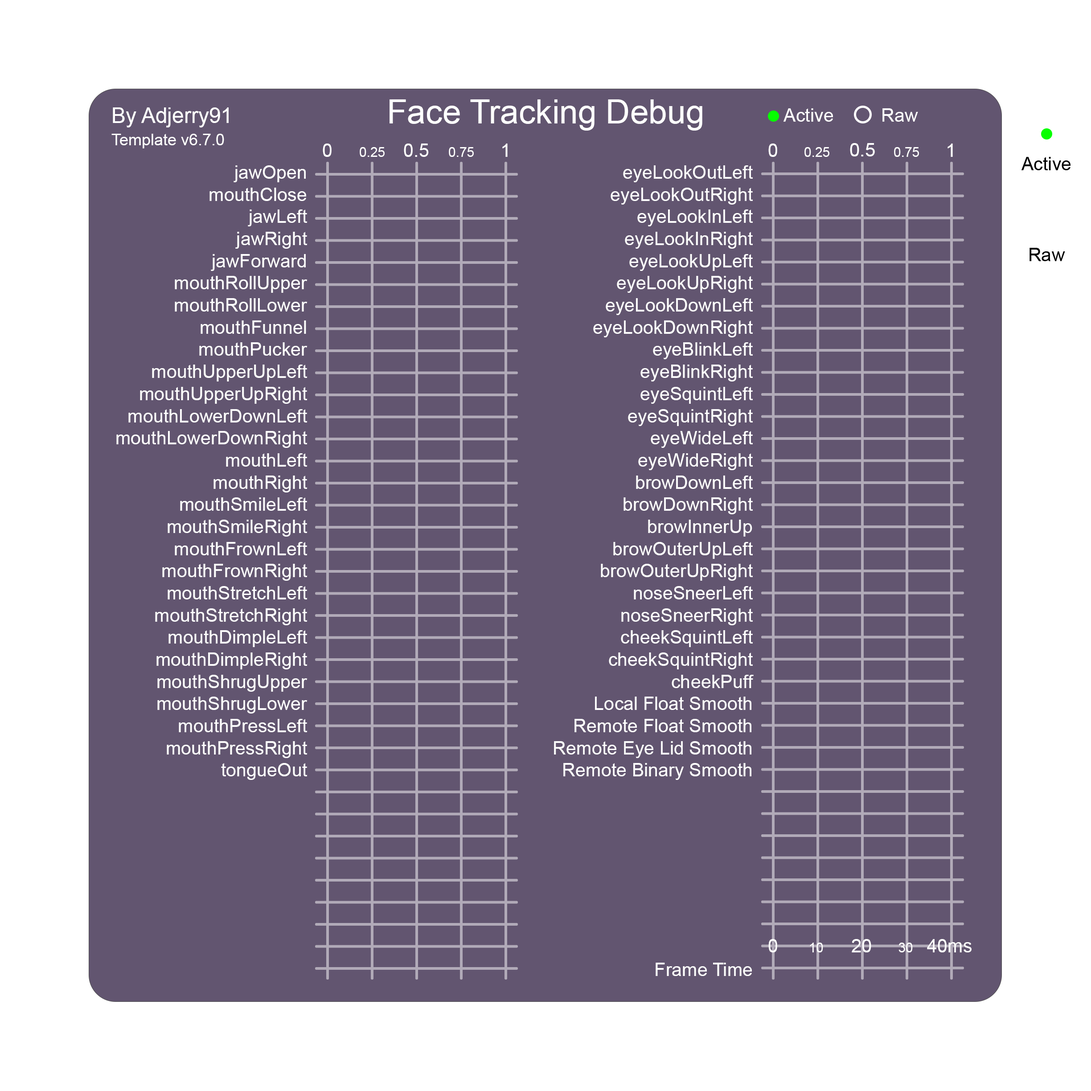
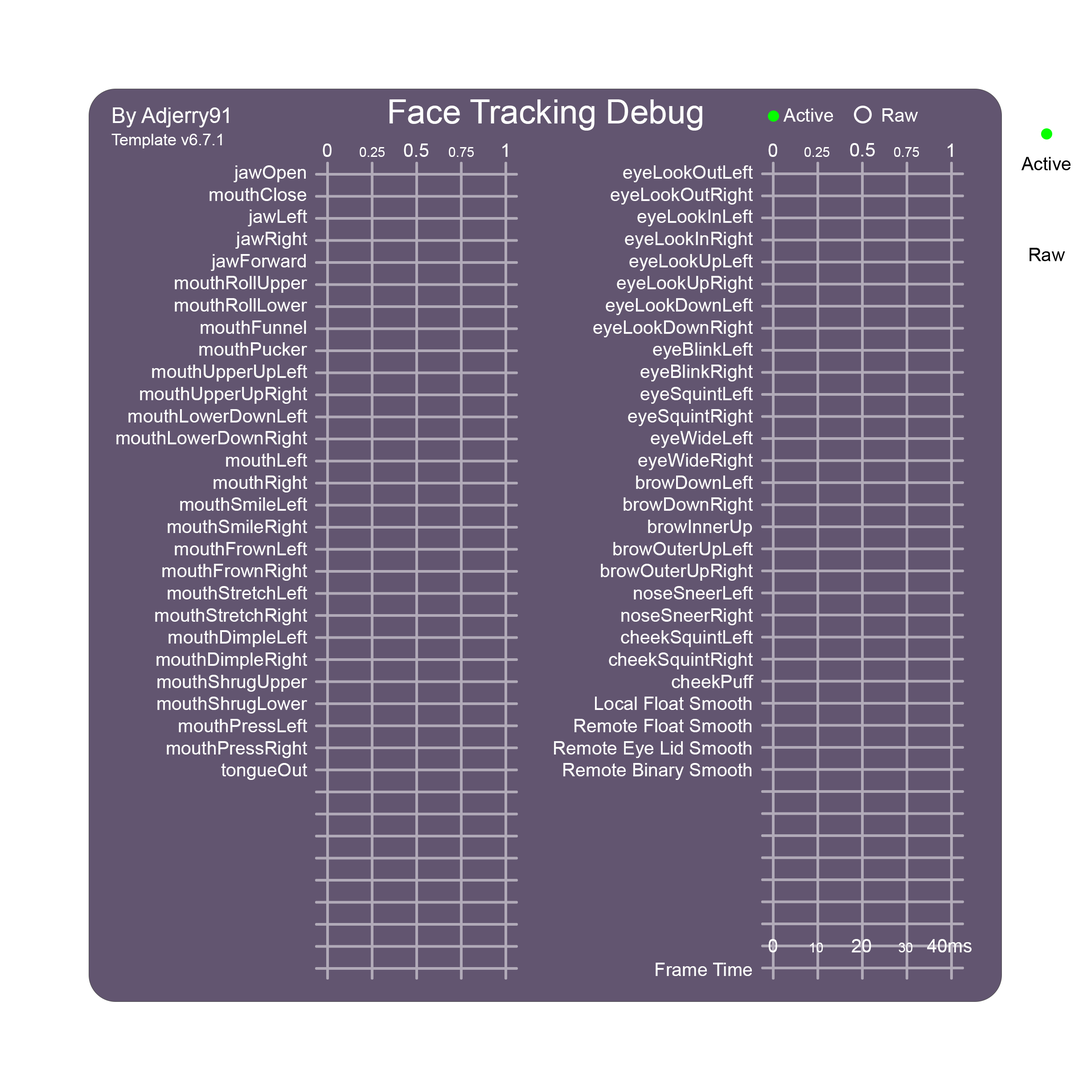
Layered file, before and after one edit (1091×1091). Changes by layer:
painted on "Template Version" over [216, 133, 225, 146]
